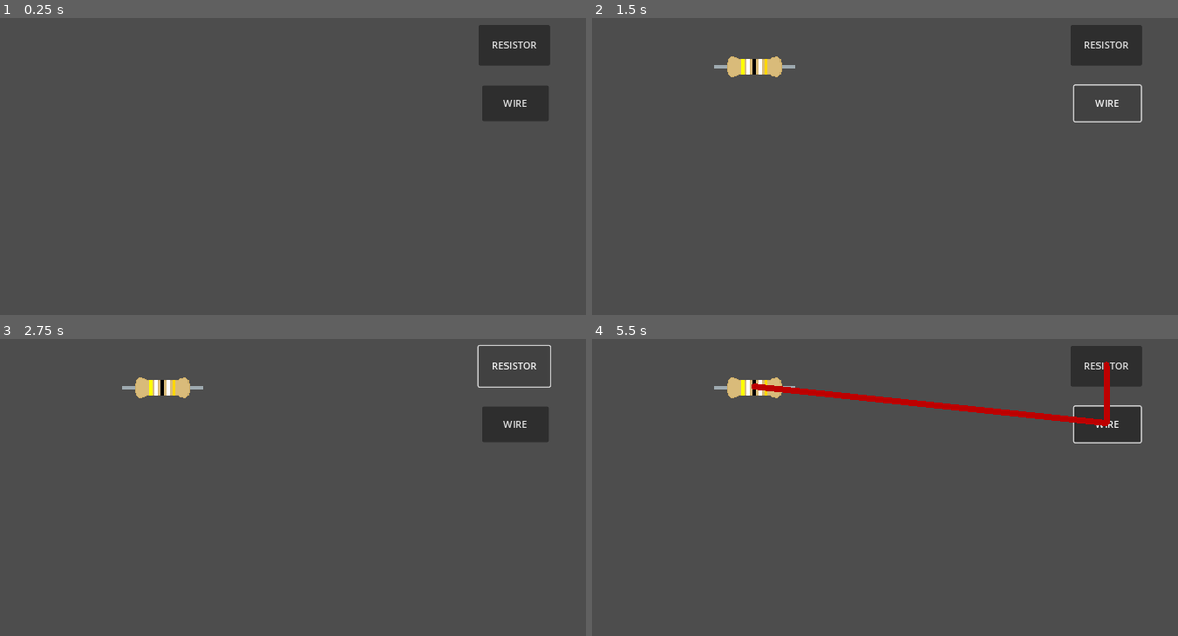
Above: before the commit, frames 1-4 (two rows, left to right).
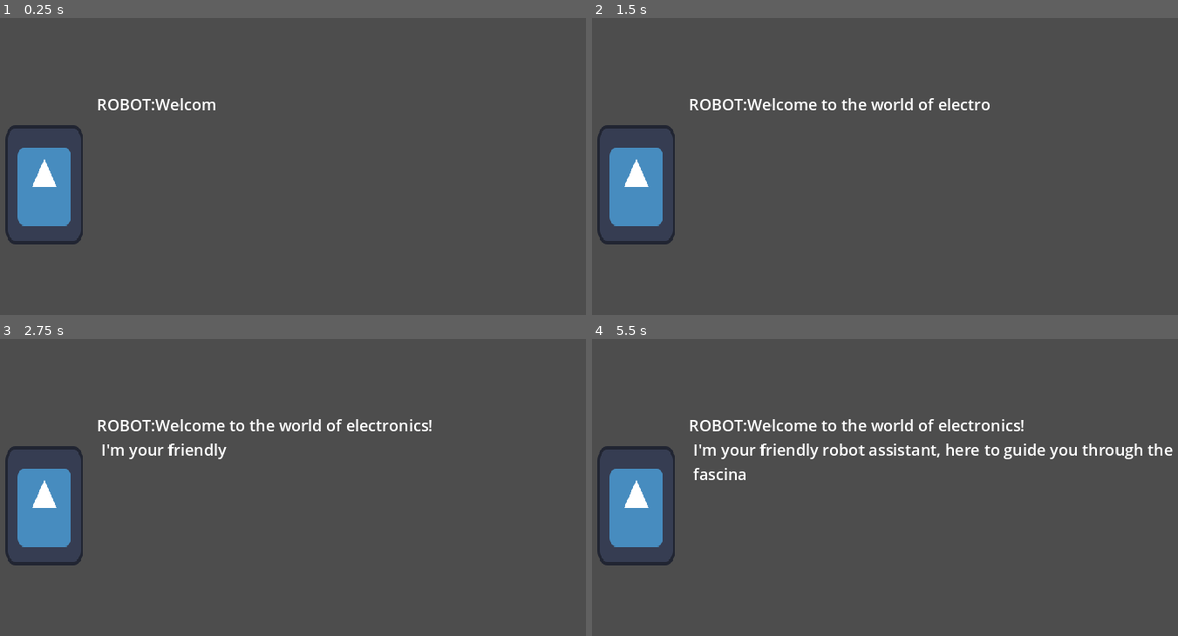
Above: after the commit, the same moments.

Repository: SHADOW-077/PracTrek
Game: Godot game, scene res://game/scenes/intro.tscn
The game is run twice, just before and just after one commit, with the same random seed, the same clock (stepped at 60 frames per second) and the same inputs. Before the commit the project starts from res://game/scenes/Electronics_lab/play_with_resistors.tscn. The engine's default icon, where the game draws it, is replaced by a stand-in: a white triangle on a blue panel in a dark square.
Inputs (mouse positions are in pixels of both pictures, inside the frame that each line leads up to):
- Up to frame 1 (0.25 s): no input
- Up to frame 2 (1.5 s): click (1107, 44) at 0.5 s, where only the run before the commit has a clickable "RESISTOR"; click (1107, 104) at 1.25 s, where only the run before the commit has a clickable "WIRE"
- Up to frame 3 (2.75 s): click (515, 365) at 2 s, where only the run before the commit has a clickable "RESISTOR"
- Up to frame 4 (5.5 s): click (1107, 425) at 2.75 s, where only the run before the commit has a clickable "WIRE"; click (1107, 365) at 3.5 s, where only the run before the commit has a clickable "RESISTOR"; click (1107, 425) at 4.25 s, where only the run before the commit has a clickable "WIRE"; tap Enter (enter) at 5, 5.3 s; move the mouse to (756, 386) at 5.02 s; click (756, 386) at 5.1 s

The runs differ from the first frame. In frame 1, 6.3% of the frame differs, in the area x 0-94%, y 2-77%; in frame 2, 6.3%; in frame 3, 6.4%; in frame 4, 10%, in the area x 0-100%, y 2-77%.

Commit message:
update

Diff:
--- a/game/scenes/Electronics_lab/components/resistor.gd
+++ /dev/null
@@ -1,111 +0,0 @@
-extends Area2D
-
-@onready var menu = $menu
-@onready var resistor_text = $menu/Resistance
-@onready var bandnode_1 = $color_band/band_1
-@onready var bandnode_2 = $color_band/band_2
-@onready var bandnode_3 = $color_band/band_3
-@onready var bandnode_4 = $color_band/band_4
-var select = false
-var resistance_with_nounit = 470
-var resistor_unit = 1
-var resistor_value = 470 * resistor_unit
-var list
-
-
-var colors = {
-	'black':[0,0,0],'brown':[165,42,42],
-	'red':[255,0,0],'orange':[255,165,0],
-	'yellow':[255,255,0],'green':[0,128,0],
-	'blue':[0,0,255],'violet':[155,38,182],
-	'grey':[128,128,128],'white':[255,255,255],
-	'gold':[255,215,0],'silver':[192,192,192]
-	}
-
-var digit_color = {'0': 'black',
-	'1': 'brown',
-	'2': 'red',
-	'3': 'orange',
-	'4': 'yellow',
-	'5': 'green',
-	'6': 'blue',
-	'7': 'violet',
-	'8': 'grey',
-	'9': 'white'
-	}
-
-func _process(delta):
-	#makes the options visible
-	if Input.is_action_just_pressed("r_click"):
-		menu.show()
-		menu.get_tree().paused = false
-	get_unit()
-	resistor_value = resistance_with_nounit * resistor_unit
-	if Input.is_action_just_pressed('enter'):
-		set_colorband()
-
-
-
-func _on_input_event(viewport, event, shape_idx):
-	if Input.is_action_just_pressed("click"):
-		select = true
-		menu.hide()
-		menu.get_tree().paused = false
-
-func _physics_process(delta):
-	if select:
-		global_position = lerp(global_position,get_global_mouse_position(),27*delta)
-
-func _input(event):
-	if event is InputEventMouseButton and event.button_index == MOUSE_BUTTON_LEFT:
-		select = false
-
-
-func _on_resistance_text_changed(new_text):
-	#checks if the resistane is float else it becomes empty
-	if new_text.is_valid_float() == false and new_text.is_empty() == false:
-		print('resistance can have numeric value only')
-		resistor_text.text = ''
-
-func _on_resistance_text_submitted(new_text):
-	resistor_text.text = new_text
-	resistance_with_nounit = float(new_text)
-
-func get_unit():
-	if $menu/OptionButton.get_selected_id() == 0:
-		resistor_unit = 1
-		set_colorband()
-	if $menu/OptionButton.get_selected_id() == 1:
-		resistor_unit = 1000
-	set_colorband()
-
-func set_colorband():
-	list = []
-	for i in str(resistor_value):
-		if i == '.':
-			list.append(i)
-		else:
-			list.append(float(i))
-	if str(list[0]) == '.':
-		list.insert(0,0)
-	if str(list[0]) in digit_color:
-		var colorband_1 = digit_color.get(str(list[0]))
-		var colorcode_1 = colors.get(colorband_1)
-		var x = colorcode_1[0]
-		var y = colorcode_1[1]
-		var z = colorcode_1[2]
-		bandnode_1.set_color(Color(x,y,z,1))
-	if str(list[1]) in digit_color:
-		var colorband_2 = digit_color.get(str(list[1]))
-		var colorcode_2 = colors.get(colorband_2)
-		var x = colorcode_2[0]
-		var y = colorcode_2[1]
-		var z = colorcode_2[2]
-		bandnode_2.set_color(Color(x,y,z,1))
-	if len(list) >=3 and str(list[2]) in digit_color:
-		var colorband_3 = digit_color.get(str(list[2]))
-		var colorcode_3 = colors.get(colorband_3)
-		var x = colorcode_3[0]
-		var y = colorcode_3[1]
-		var z = colorcode_3[2]
-		bandnode_3.set_color(Color(x,y,z,1))
--- a/game/scenes/Electronics_lab/components/resistor.tscn
+++ /dev/null
@@ -1,100 +0,0 @@
-[gd_scene load_steps=4 format=3 uid="uid://b3oqb6cta2a7l"]
-
-[ext_resource type="Script" path="res://game/scenes/Electronics_lab/components/resistor.gd" id="1_luxx6"]
-[ext_resource type="Texture2D" uid="uid://c2w1ux5apl12c" path="res://game/assets/textures/resistor.png" id="2_eoyc6"]
-
-[sub_resource type="RectangleShape2D" id="RectangleShape2D_8g5cm"]
-size = Vector2(116, 48.25)
-
-[node name="resistor" type="Area2D"]
-script = ExtResource("1_luxx6")
-
-[node name="Icon" type="Sprite2D" parent="."]
-scale = Vector2(1.68, 1.581)
-texture = ExtResource("2_eoyc6")
-
-[node name="r_collider" type="CollisionShape2D" parent="."]
-shape = SubResource("RectangleShape2D_8g5cm")
-
-[node name="menu" type="Control" parent="."]
-process_mode = 1
-visible = false
-layout_mode = 3
-anchors_preset = 0
-offset_right = 40.0
-offset_bottom = 40.0
-
-[node name="OptionButton" type="OptionButton" parent="menu"]
-layout_mode = 0
-offset_left = 111.0
-offset_top = -53.0
-offset_right = 156.0
-offset_bottom = -22.0
-item_count = 2
-selected = 0
-fit_to_longest_item = false
-popup/item_0/text = "ohm"
-popup/item_0/id = 0
-popup/item_1/text = "kilo ohm"
-popup/item_1/id = 1
-
-[node name="Resistance" type="LineEdit" parent="menu"]
-layout_mode = 0
-offset_left = -17.0
-offset_top = -53.0
-offset_right = 113.0
-offset_bottom = -22.0
-theme_override_font_sizes/font_size = 16
-text = "470"
-alignment = 2
-max_length = 4
-context_menu_enabled = false
-virtual_keyboard_type = 2
-
-[node name="Label" type="Label" parent="menu"]
-layout_mode = 0
-offset_left = -16.0
-offset_top = -51.0
-offset_right = 84.0
-offset_bottom = -21.88
-scale = Vector2(0.95, 0.95)
-theme_override_font_sizes/font_size = 16
-text = "Resistance"
-
-[node name="color_band" type="Node2D" parent="."]
-scale = Vector2(0.705, 0.705)
-
-[node name="band_1" type="ColorRect" parent="color_band"]
-offset_left = -31.0
-offset_top = -18.0
-offset_right = -24.0
-offset_bottom = 18.0
-
-[node name="band_2" type="ColorRect" parent="color_band"]
-offset_left = -18.0
-offset_top = -18.0
-offset_right = -11.0
-offset_bottom = 18.0
-
-[node name="band_3" type="ColorRect" parent="color_band"]
-offset_left = -4.0
-offset_top = -18.0
-offset_right = 3.0
-offset_bottom = 18.0
-
-[node name="band_4" type="ColorRect" parent="color_band"]
-offset_left = 10.0
-offset_top = -18.0
-offset_right = 17.0
-offset_bottom = 18.0
-
-[node name="band_5" type="ColorRect" parent="color_band"]
-offset_left = 23.0
-offset_top = -18.0
-offset_right = 30.0
-offset_bottom = 18.0
-color = Color(1, 0.843137, 0, 1)
-
-[connection signal="input_event" from="." to="." method="_on_input_event"]
-[connection signal="text_changed" from="menu/Resistance" to="." method="_on_resistance_text_changed"]
-[connection signal="text_submitted" from="menu/Resistance" to="." method="_on_resistance_text_submitted"]
--- a/game/scenes/Electronics_lab/components/wire.gd
+++ /dev/null
@@ -1,20 +0,0 @@
-extends Area2D
-
-var current_pt = 1
-var stop = false
-func _process(delta):
-	$wire.set_point_position(current_pt,get_global_mouse_position())
-	if Input.is_action_just_pressed("click") and stop == false:
-		$wire.add_point(get_global_mouse_position())
-		current_pt += 1
-	if Input.is_action_just_pressed('esc'):
-		stop = true
-		for i in range(0, $collision_container.get_child_count()):
-			$collision_container.get_child(i).queue_free()
-		for i in $wire.points.size() - 1:
-			var new_shape = CollisionShape2D.new()
-			$collision_container.add_child(new_shape)
-			var segment = SegmentShape2D.new()
-			segment.a = $wire.points[i]
-			segment.b = $wire.points[i + 1]
-			new_shape.shape = segment
--- a/game/scenes/Electronics_lab/components/wire.tscn
+++ /dev/null
@@ -1,16 +0,0 @@
-[gd_scene load_steps=2 format=3 uid="uid://yu2rlfjwk7sa"]
-
-[ext_resource type="Script" path="res://game/scenes/Electronics_lab/components/wire.gd" id="1_3cad8"]
-
-[node name="Wire" type="Area2D"]
-position = Vector2(0, -2)
-script = ExtResource("1_3cad8")
-
-[node name="wire" type="Line2D" parent="."]
-default_color = Color(0.74, 0, 0, 1)
-joint_mode = 1
-begin_cap_mode = 2
-end_cap_mode = 2
-antialiased = true
-
-[node name="collision_container" type="Node" parent="."]
--- a/game/scenes/Electronics_lab/play_with_resistors.gd
+++ /dev/null
@@ -1,15 +0,0 @@
-extends Node2D
-
-var resistor = preload("res://game/scenes/Electronics_lab/components/resistor.tscn")
-var wire = preload("res://game/scenes/Electronics_lab/components/wire.tscn")
-@onready var spawn_pos = $Marker2D.global_position
-
-func _on_button_pressed():
-	var resistor_inst = resistor.instantiate()
-	resistor_inst.position = spawn_pos
-	$res_container.add_child(resistor_inst)
-
-
-func _on_button_2_pressed():
-	var wire_inst = wire.instantiate()
-	$wire_container.add_child(wire_inst)
--- a/game/scenes/Electronics_lab/play_with_resistors.tscn
+++ /dev/null
@@ -1,31 +0,0 @@
-[gd_scene load_steps=2 format=3 uid="uid://biv606gadk4g0"]
-
-[ext_resource type="Script" path="res://game/scenes/Electronics_lab/play_with_resistors.gd" id="1_c34gp"]
-
-[node name="play_with_resistors" type="Node2D"]
-script = ExtResource("1_c34gp")
-
-[node name="Button" type="Button" parent="."]
-offset_left = 917.0
-offset_top = 88.0
-offset_right = 1035.0
-offset_bottom = 155.0
-text = "RESISTOR"
-
-[node name="Button2" type="Button" parent="."]
-offset_left = 923.0
-offset_top = 188.0
-offset_right = 1033.0
-offset_bottom = 247.0
-text = "WIRE
-"
-
-[node name="Marker2D" type="Marker2D" parent="."]
-position = Vector2(395, 157)
-
-[node name="res_container" type="Node" parent="."]
-
-[node name="wire_container" type="Node" parent="."]
-
-[connection signal="pressed" from="Button" to="." method="_on_button_pressed"]
-[connection signal="pressed" from="Button2" to="." method="_on_button_2_pressed"]
--- /dev/null
+++ b/game/scenes/intro.tscn
@@ -0,0 +1,22 @@
+[gd_scene load_steps=3 format=3 uid="uid://biv606gadk4g0"]
+
+[ext_resource type="Script" path="res://game/scripts/play_with_resistors.gd" id="1_xb8at"]
+[ext_resource type="PackedScene" uid="uid://b5ks58ck6w8yj" path="res://game/scenes/robot.tscn" id="2_5r3gd"]
+
+[node name="intro" type="Node2D"]
+position = Vector2(200, 352)
+script = ExtResource("1_xb8at")
+
+[node name="robot" parent="." instance=ExtResource("2_5r3gd")]
+
+[node name="Button" type="Button" parent="."]
+visible = false
+offset_left = 57.0
+offset_top = 140.0
+offset_right = 212.0
+offset_bottom = 206.0
+theme_override_font_sizes/font_size = 36
+text = "Yes"
+metadata/_edit_use_anchors_ = true
+
+[connection signal="pressed" from="Button" to="." method="_on_button_pressed"]
--- /dev/null
+++ b/game/scenes/robot.tscn
@@ -0,0 +1,22 @@
+[gd_scene load_steps=3 format=3 uid="uid://b5ks58ck6w8yj"]
+
+[ext_resource type="Texture2D" uid="uid://cdgwe6vikk0tp" path="res://icon.svg" id="1_6qeps"]
+[ext_resource type="Script" path="res://game/scripts/robot.gd" id="1_7tb3q"]
+
+[node name="robot" type="Area2D"]
+script = ExtResource("1_7tb3q")
+
+[node name="Icon" type="Sprite2D" parent="."]
+scale = Vector2(1, 1.54)
+texture = ExtResource("1_6qeps")
+
+[node name="Dialog" type="Label" parent="."]
+visible = false
+offset_left = 87.0
+offset_top = -152.0
+offset_right = 206.0
+offset_bottom = -112.0
+theme_override_font_sizes/font_size = 26
+text = "ROBOT:"
+visible_characters = 6
+metadata/_edit_use_anchors_ = true
--- /dev/null
+++ b/game/scripts/play_with_resistors.gd
@@ -0,0 +1,25 @@
+extends Node2D
+var txt_vis = false
+var n = 1
+var dialogs = ["Welcome to the world of electronics!
+ I'm your friendly robot assistant, here to guide you through the
+ fascinating world of circuits and components.
+ Are you ready to embark on an adventure?","Excellent!
+Let's start with the foundation - batteries.
+ Batteries are like the heart of a circuit,
+ providing the necessary power for everything to work.
+ Can you help me connect these batteries to light up the LED?",
+" Excellent!
+ Take your time, and make sure the connections are secure.
+ Remember, if the connections are loose, the circuit won’t work."]
+
+func _ready() -> void:
+	$robot.show_dialog(dialogs[0])
+
+func _on_button_pressed() -> void:
+	$robot.hide_dialog()
+	$robot.show_dialog(dialogs[n])
+	n+=1
+	if n==2:
+		$Button.text = "Sure"
+	$Button.hide()
--- /dev/null
+++ b/game/scripts/robot.gd
@@ -0,0 +1,17 @@
+extends Area2D
+
+
+func show_dialog(new_txt):
+	$Dialog.text = "ROBOT:" + new_txt
+	$Dialog.show()
+	for i in range((len(new_txt) +6)):
+		if (len(new_txt) +6) != $Dialog.visible_characters:
+			$Dialog.visible_characters += 1
+			await get_tree().create_timer(.045).timeout
+	get_parent().find_child('Button').show()
+
+
+
+func hide_dialog():
+	$Dialog.visible = false
+	$Dialog.visible_characters = 6
--- a/project.godot
+++ b/project.godot
@@ -11,8 +11,8 @@
 [application]
 
 config/name="PracTrek"
-run/main_scene="res://game/scenes/Electronics_lab/play_with_resistors.tscn"
-config/features=PackedStringArray("4.2", "GL Compatibility")
+run/main_scene="res://game/scenes/intro.tscn"
+config/features=PackedStringArray("4.3", "GL Compatibility")
 config/icon="res://icon.svg"
 
 [display]
@@ -33,12 +33,12 @@
 }
 enter={
 "deadzone": 0.5,
-"events": [Object(InputEventKey,"resource_local_to_scene":fa …(175 unchanged characters)… ode":4194309,"key_label":0,"unicode":0,"echo":false,"script":null)
+"events": [Object(InputEventKey,"resource_local_to_scene":fa …(175 unchanged characters)… ode":4194309,"key_label":0,"unicode":0,"location":0,"echo":false,"script":null)
 ]
 }
 esc={
 "deadzone": 0.5,
-"events": [Object(InputEventKey,"resource_local_to_scene":fa …(175 unchanged characters)… ode":4194305,"key_label":0,"unicode":0,"echo":false,"script":null)
+"events": [Object(InputEventKey,"resource_local_to_scene":fa …(175 unchanged characters)… ode":4194305,"key_label":0,"unicode":0,"location":0,"echo":false,"script":null)
 ]
 }
 
